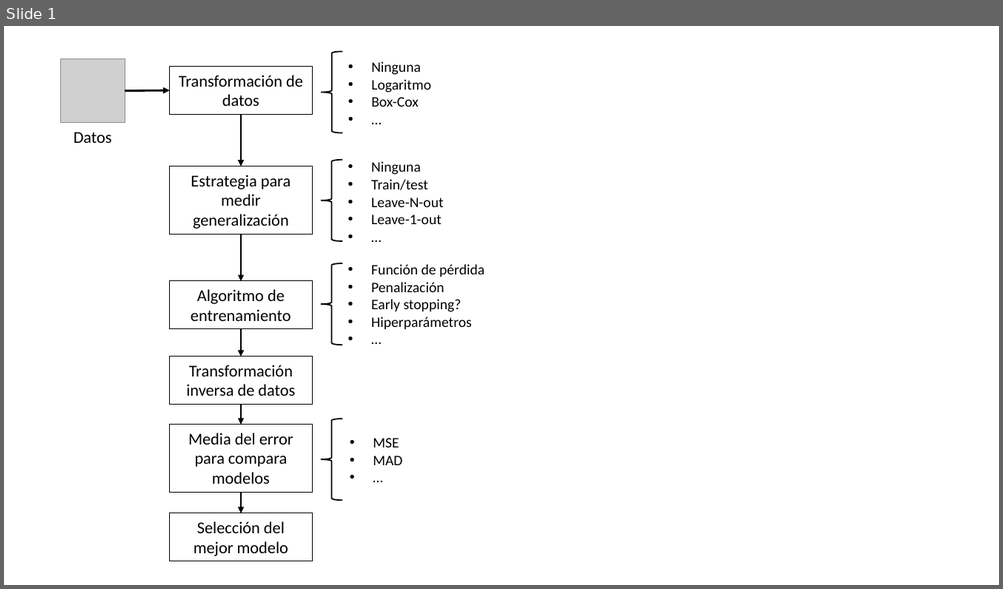
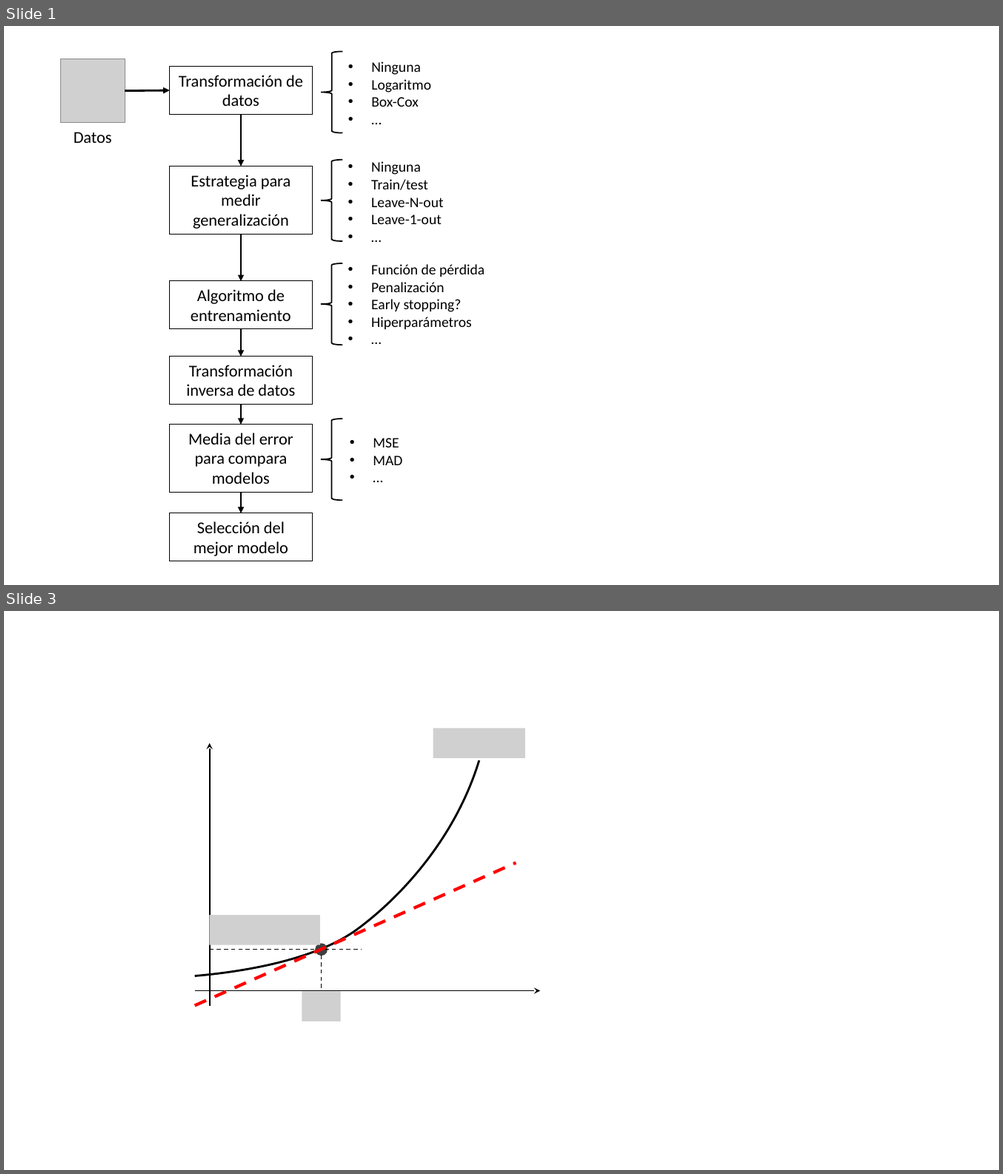
Before and after one commit to jdvelasq/courses-source, a slide deck: notebooks/sklearn/fundamentals/assets/aprendizaje.pptx. Shown one above the other, each under a label of ours: slide 1 before the commit, slides 1 and 3 after it; the slides between them are not shown. The pictures are 1003x589 and 1003x1174 pixels, drawn with LibreOffice and Linux fonts; fonts in the diff are those of the drawing; grey boxes stand for pictures. Boxes give left, top, right and bottom in pixels: in the first picture for what was removed or moved away, otherwise in the second. Text is boxed around its words. In the diff, an @@ line names an element or a change of style, - is before the commit and + after.

```diff
--- a/notebooks/sklearn/fundamentals/assets/aprendizaje.pptx
+++ b/notebooks/sklearn/fundamentals/assets/aprendizaje.pptx
@@ slide 3 added at (4,611,999,1170), background #FFFFFF @@
@@ arrow added from (209, 1005) to (209, 743), #000000 1.25 pt @@
@@ picture added at (433,728,525,758) @@
@@ freeform shape added at (195,760,479,976), outline #000000 2 pt @@
@@ line added from (195, 1005) to (516, 863), #FF0000 3 pt dashed @@
@@ picture added at (209,915,319,945) @@
@@ line added from (209, 950) to (362, 950), #000000 1 pt dashed @@
@@ ellipse added at (316,944,327,955), fill #404040, outline #404040 1 pt @@
@@ line added from (321, 956) to (321, 991), #000000 1 pt dashed @@
@@ arrow added from (195, 991) to (540, 991), #000000 1.25 pt @@
@@ picture added at (301,991,341,1022) @@
```
Also in this commit, not shown: 4 other slides added, 49 other files.
